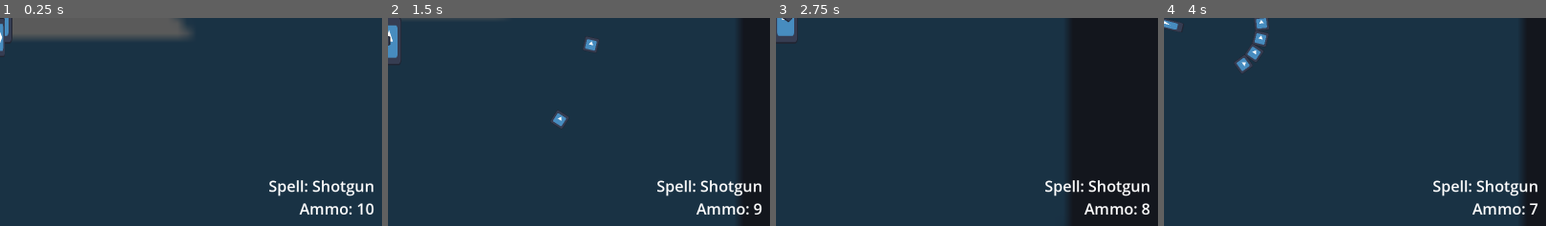
Above: before the commit, frames 1-4 (left to right).
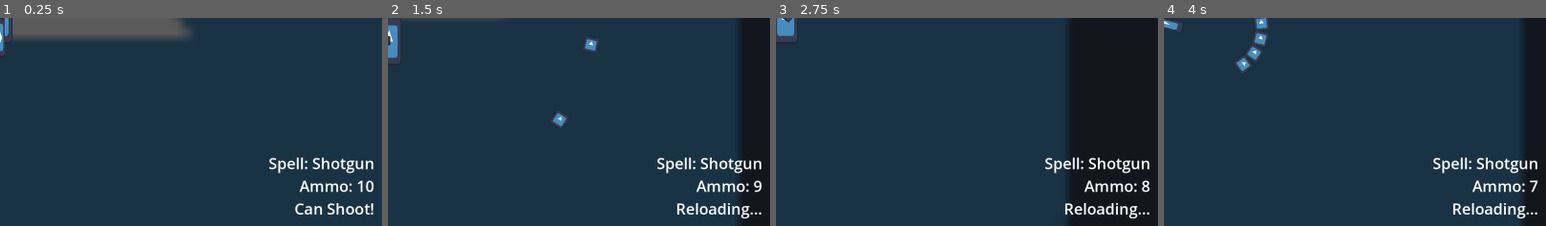
Above: after the commit, the same moments.

Repository: AgilMonkey/Wild-Bun-Magic
Game: Godot game, scene res://levels/main_test_scene/main_test_scene.tscn
Two runs of this game, one before a commit and one after it. Both use one fixed random seed, a clock stepped at 60 frames per second and the inputs below. The engine's default icon, where the game draws it, is replaced by a stand-in: a white triangle on a blue panel in a dark square.
Inputs (mouse positions are % of the whole screen's width and height, from its top left):
- Up to frame 1 (0.25 s): no input
- Up to frame 2 (1.5 s): tap Enter at 0.5 s; move the mouse to (72, 45) at 0.52 s; hold D (move_right) 0.53-1.28 s; click (72, 45) at 0.6 s; move the mouse to (30, 55) at 1.27 s; hold S (move_down) from 1.28 s (still down); tap Shift (dash) at 1.35 s
- Up to frame 3 (2.75 s): click (30, 55) at 1.55 s; move the mouse to (60, 28) at 2.02 s; release S (move_down) at 2.03 s; hold D (move_right) from 2.03 s (still down); click (60, 28) at 2.1 s
- Up to frame 4 (4 s): move the mouse to (45, 70) at 2.77 s; release D (move_right) at 2.78 s; hold W (move_up) 2.78-3.53 s; click (45, 70) at 2.85 s; move the mouse to (80, 65) at 3.52 s; hold A (move_left) from 3.53 s (still down); tap Shift (dash) at 3.6 s; click (80, 65) at 3.8 s
The pictures show only the part of the screen within x 50-100%, y 50-100%; the shares and areas given below are measured in that part.

The runs differ from the first frame. In frame 1, 2.5% of the frame differs, in the area x 70-98%, y 66-95%; in frame 2, 2.6%; in frame 3, 2.6%, in the area x 70-98%, y 66-97%; in frame 4, 2.6%.

Commit message:
Added reload ui

Diff:
--- a/entities/ui/player_ui.tscn
+++ b/entities/ui/player_ui.tscn
@@ -78,3 +78,9 @@
 text = "Ammo: 10"
 label_settings = SubResource("LabelSettings_77lnr")
 horizontal_alignment = 2
+
+[node name="ReloadLabel" type="Label" parent="MarginContainer/Control/SpellUI/VBoxContainer"]
+layout_mode = 2
+text = "Can Shoot!"
+label_settings = SubResource("LabelSettings_77lnr")
+horizontal_alignment = 2
--- a/entities/ui/spell_ui.gd
+++ b/entities/ui/spell_ui.gd
@@ -5,3 +5,9 @@
 	if GlobalUi.cur_spell == null: return
 	$VBoxContainer/SpellLabel.text = "Spell: " + GlobalUi.cur_spell.spell_name
 	$VBoxContainer/AmmoLabel.text = "Ammo: " + str(GlobalUi.cur_spell.ammo)
+
+	var can_shoot = not GlobalUi.cur_spell.is_shooting
+	if can_shoot:
+		$VBoxContainer/ReloadLabel.text = "Can Shoot!"
+	else:
+		$VBoxContainer/ReloadLabel.text = "Reloading..."
